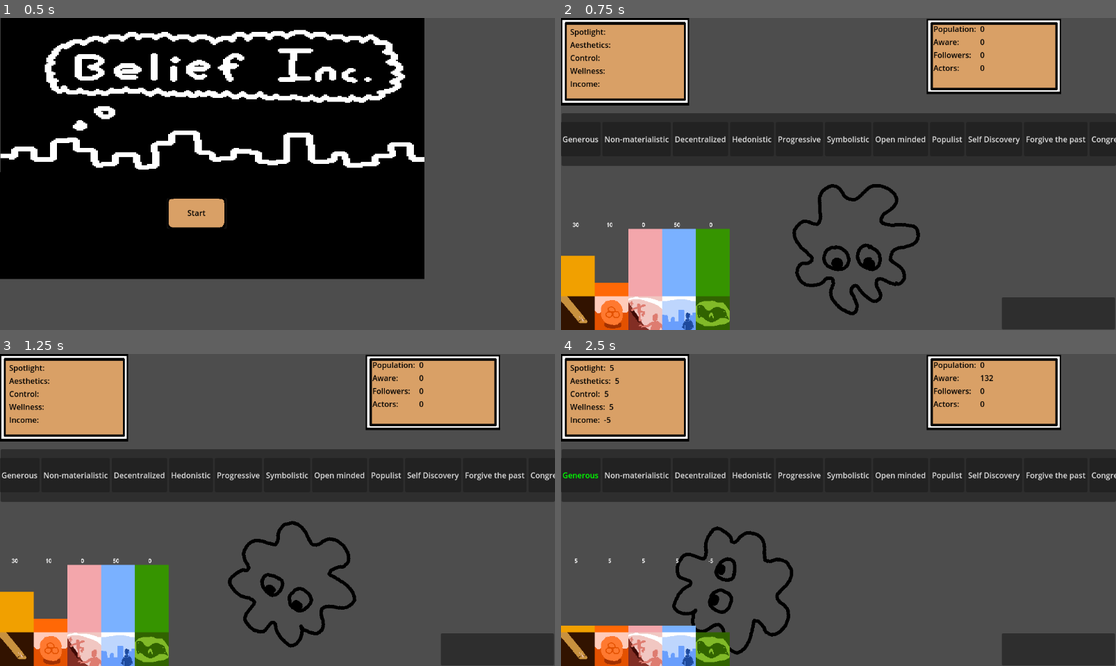
Above: before the commit, frames 1-4 (two rows, left to right).
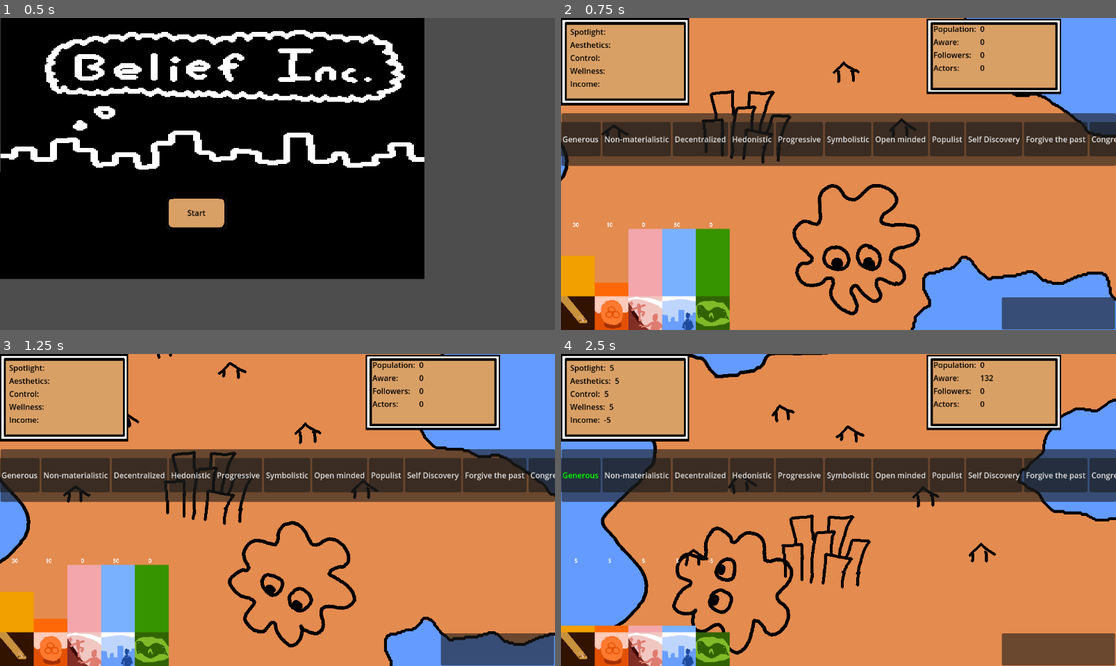
Above: after the commit, the same moments.

Repository: jrl1373/Belief_inc
Game: Godot game, scene res://src/MainMenu.tscn
Two runs of this game, one before a commit and one after it. Both use one fixed random seed, a clock stepped at 60 frames per second and the inputs below. The engine's default icon, where the game draws it, is replaced by a stand-in: a white triangle on a blue panel in a dark square.
Inputs:
- Up to frame 1 (0.5 s): no input
- Up to frame 2 (0.75 s): click "Start" at 0.5 s
- Up to frame 3 (1.25 s): no input
- Up to frame 4 (2.5 s): click "Generous" at 1.25 s; click "Add" at 2 s

Frame 1 is identical in both runs. In frame 2, 68% of the frame differs, in the area x 0-100%, y 0-100%; in frame 3, 68%; in frame 4, 75%.

Commit message:
added background map that moves

Diff:
--- a/src/World/World.gd
+++ b/src/World/World.gd
@@ -3,6 +3,8 @@
 var speed = .4
 var point = Vector2(0,0)
 var t = 0
+var mapspeed = 100
+var map_angle = randf()*2*PI
 # Called when the node enters the scene tree for the first time.
 func _ready():
 	$Advisor.play()
@@ -12,6 +14,24 @@
 
 # Called every frame. 'delta' is the elapsed time since the previous frame.
 func _process(delta):
+	move_advisor(delta)
+	move_map(delta)
+
+	pass
+func move_map(delta):
+	var width = $Map.texture.get_width()
+	var height = $Map.texture.get_height()
+	if $Map.position.x > width/2:
+		map_angle+=PI/2
+	if $Map.position.x < -1*((width/2)-get_window().size.x):
+		map_angle+=PI/2
+	if $Map.position.y > height/2:
+		map_angle+=PI/2
+	if $Map.position.y < -1*((height/2)-get_window().size.y):
+		map_angle+=PI/2
+	$Map.position += mapspeed*delta * Vector2(1,1).rotated(map_angle)
+
+func move_advisor(delta):
 	$Advisor.rotate(1*delta)
 	t+=speed*delta
 	if Input.is_action_pressed("click"):
@@ -20,7 +40,7 @@
 	if point != Vector2(0,0):
 		$Advisor.position = $Advisor.position.lerp(point,t)
 
-	pass
+
 
 
 func _on_timer_timeout():
--- a/src/World/World.tscn
+++ b/src/World/World.tscn
@@ -1,7 +1,8 @@
-[gd_scene load_steps=14 format=3 uid="uid://bar3twhxb5lks"]
+[gd_scene load_steps=15 format=3 uid="uid://bar3twhxb5lks"]
 
 [ext_resource type="Script" path="res://src/World/World.gd" id="1_c31vw"]
 [ext_resource type="PackedScene" uid="uid://b2rh2vtvbxfks" path="res://src/Transformation/transformations.tscn" id="2_fwwft"]
+[ext_resource type="Texture2D" uid="uid://dqia4ghcxmn6u" path="res://Screens/World/map1.png" id="2_teuru"]
 [ext_resource type="PackedScene" uid="uid://1tu66jpwgd2c" path="res://src/Ideology/IdeologyAttDisplay.tscn" id="3_xncul"]
 [ext_resource type="PackedScene" uid="uid://bie6kxy6mfuc6" path="res://src/World/country.tscn" id="4_si4ar"]
 [ext_resource type="Texture2D" uid="uid://cu0kya6aioflb" path="res://advisor.png" id="5_ajwdv"]
@@ -60,6 +61,9 @@
 [node name="World" type="Node2D"]
 script = ExtResource("1_c31vw")
 
+[node name="Map" type="Sprite2D" parent="."]
+texture = ExtResource("2_teuru")
+
 [node name="Transformations" parent="." instance=ExtResource("2_fwwft")]
 position = Vector2(0, 0)
 
